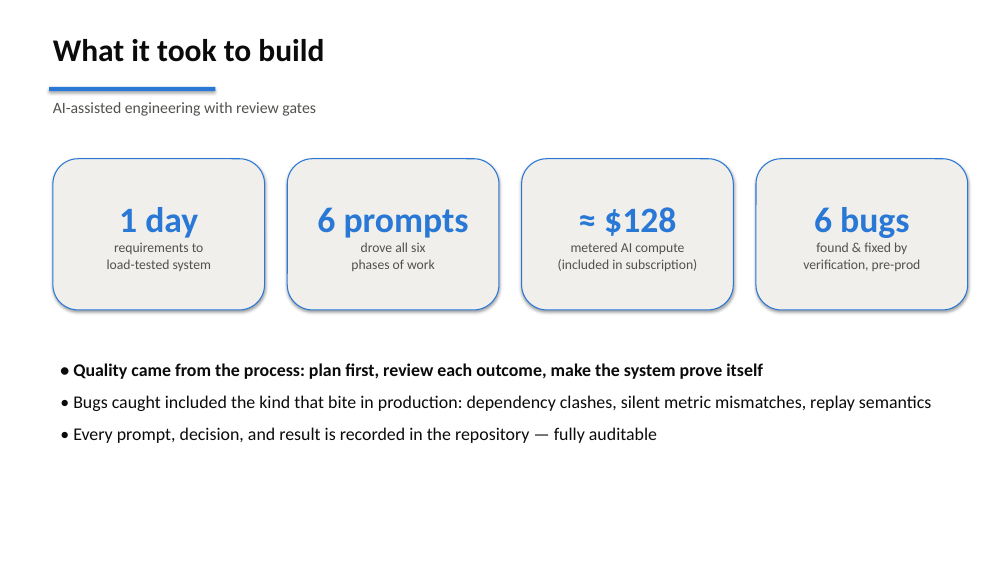
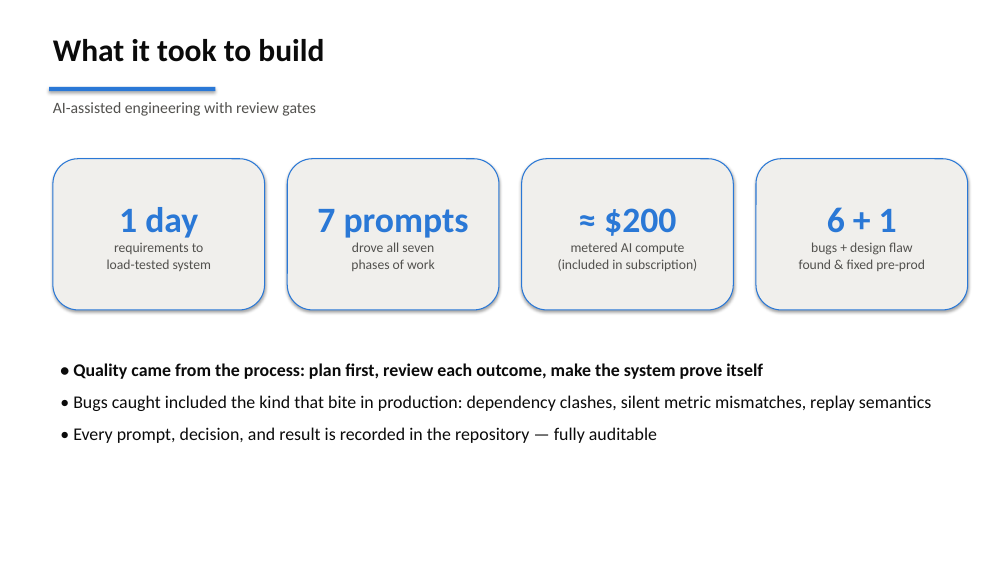
Before and after one commit to jimzucker/flink-fable5, a slide deck: slide 9 of docs/flink-demo-exec-briefing.pptx. Drawn at 1008x567 pixels with LibreOffice and Linux fonts; fonts in the diff are those of the drawing. Boxes give left, top, right and bottom in pixels: in the first picture for what was removed or moved away, otherwise in the second. Text is boxed around its words. In the diff, an @@ line names an element or a change of style, - is before the commit and + after.

```diff
--- a/docs/flink-demo-exec-briefing.pptx
+++ b/docs/flink-demo-exec-briefing.pptx
@@ text in rounded rectangle at bbox=[317, 209, 469, 252]: text changed @@
-6 prompts
-drove all six
+7 prompts
+drove all seven
@@ text in rounded rectangle at bbox=[604, 208, 676, 236]: text changed @@
-≈ $128
+≈ $200
@@ text in rounded rectangle at bbox=[799, 207, 925, 271]: text changed @@
-6 bugs
-found & fixed by
-verification, pre-prod
+6 + 1
+bugs + design flaw
+found & fixed pre-prod
```
Also in this commit, not shown: 3 other slides changed, 2 other files.
